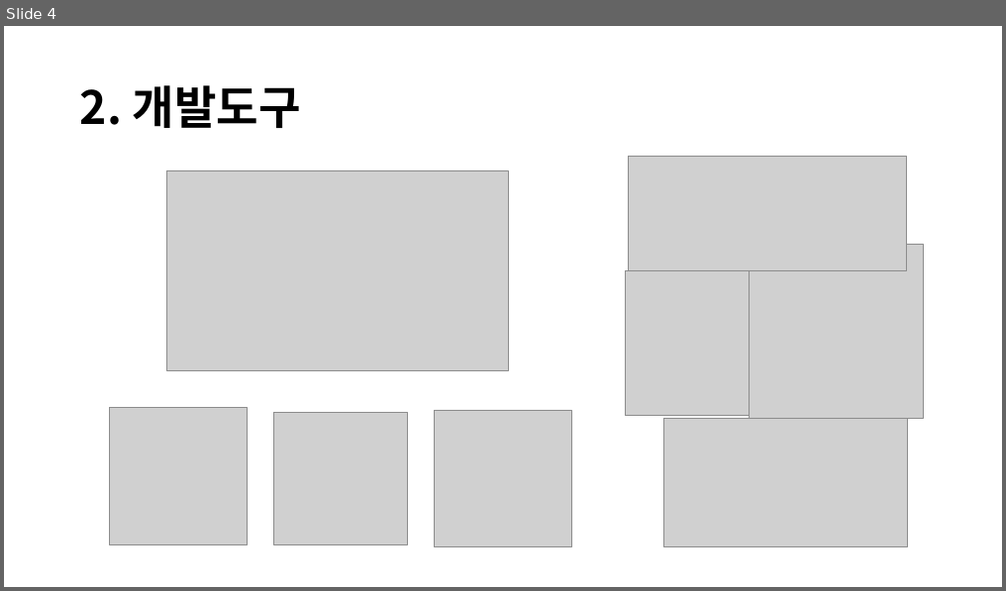
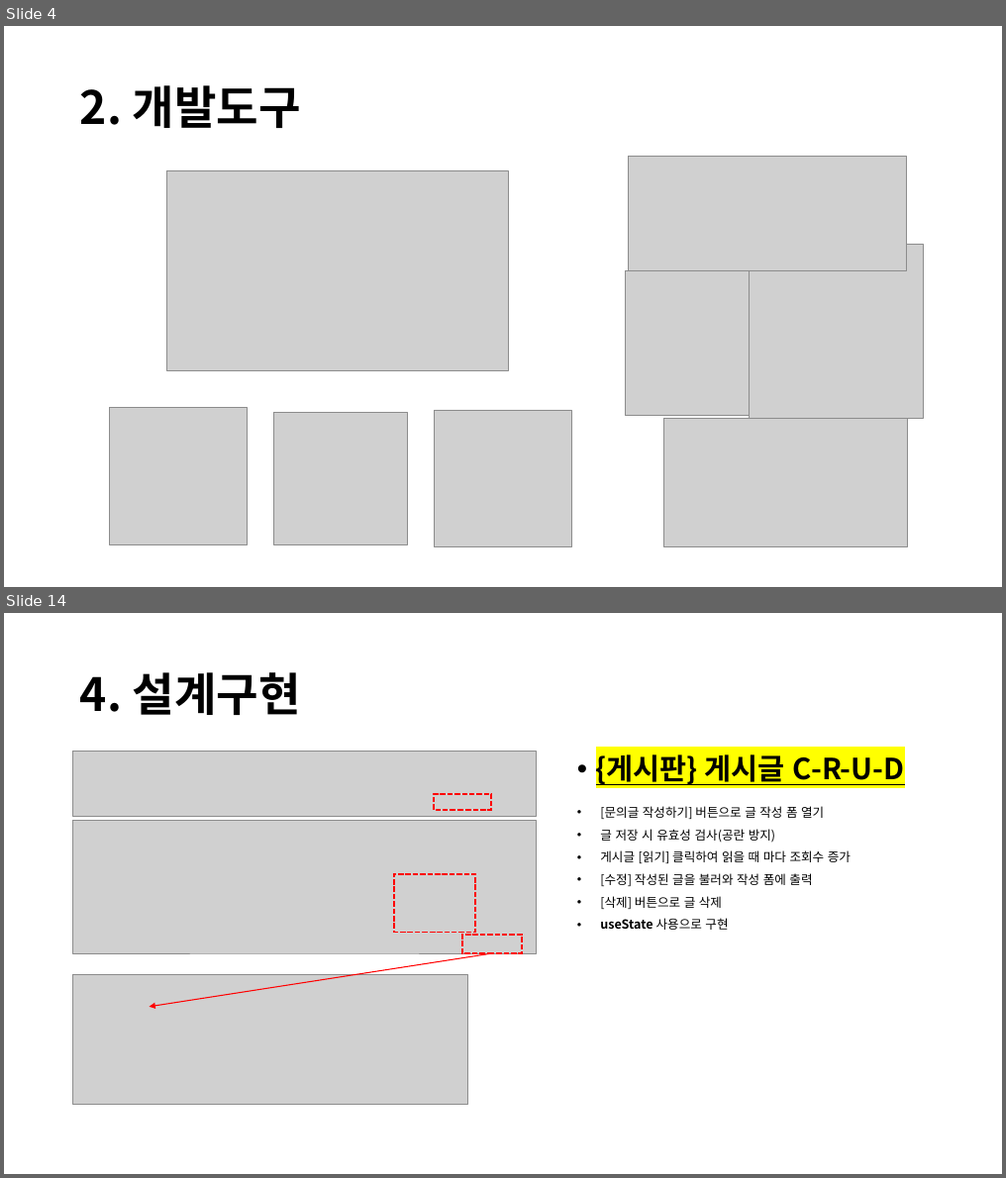
Before and after one commit to leedy79/clone-29cm-site, a slide deck: readme/React Project.pptx. Shown one above the other, each under a label of ours: slide 4 before the commit, slides 4 and 14 after it; the slides between them are not shown. The pictures are 1006x591 and 1006x1178 pixels, drawn with LibreOffice and Linux fonts; fonts in the diff are those of the drawing; grey boxes stand for pictures. Boxes give left, top, right and bottom in pixels: in the first picture for what was removed or moved away, otherwise in the second. Text is boxed around its words. In the diff, an @@ line names an element or a change of style, - is before the commit and + after.

```diff
--- a/readme/React Project.pptx
+++ b/readme/React Project.pptx
@@ slide 14 added at <box>4,613,1002,1174</box>, background #FFFFFF @@
@@ title added at <box>80,672,301,715</box>, 44 pt, text #000000, bold @@
+4. 설계구현
@@ picture added at <box>73,752,537,817</box> @@
@@ text added at <box>596,755,905,785</box>, 28 pt, text #000000, bold, underline @@
+• {게시판} 게시글 C-R-U-D
@@ rectangle added at <box>434,794,491,811</box>, outline #FF0000 1.75 pt dashed @@
@@ text added at <box>600,806,850,930</box>, 12 pt, text #000000 @@
+• [문의글 작성하기] 버튼으로 글 작성 폼 열기
+• 글 저장 시 유효성 검사(공란 방지)
+• 게시글 [읽기] 클릭하여 읽을 때 마다 조회수 증가
+• [수정] 작성된 글을 불러와 작성 폼에 출력
+• [삭제] 버튼으로 글 삭제
+• useState 사용으로 구현
@@ picture added at <box>73,821,537,955</box> @@
@@ rectangle added at <box>395,874,475,933</box>, outline #FF0000 1.75 pt dashed @@
@@ rectangle added at <box>463,935,522,954</box>, outline #FF0000 1.75 pt dashed @@
@@ arrow added from (492, 954) to (150, 1007), #FF0000 1 pt @@
@@ picture added at <box>73,974,468,1105</box> @@
```
Also in this commit, not shown: 6 slides changed, 5 other slides added, 21 other files.
